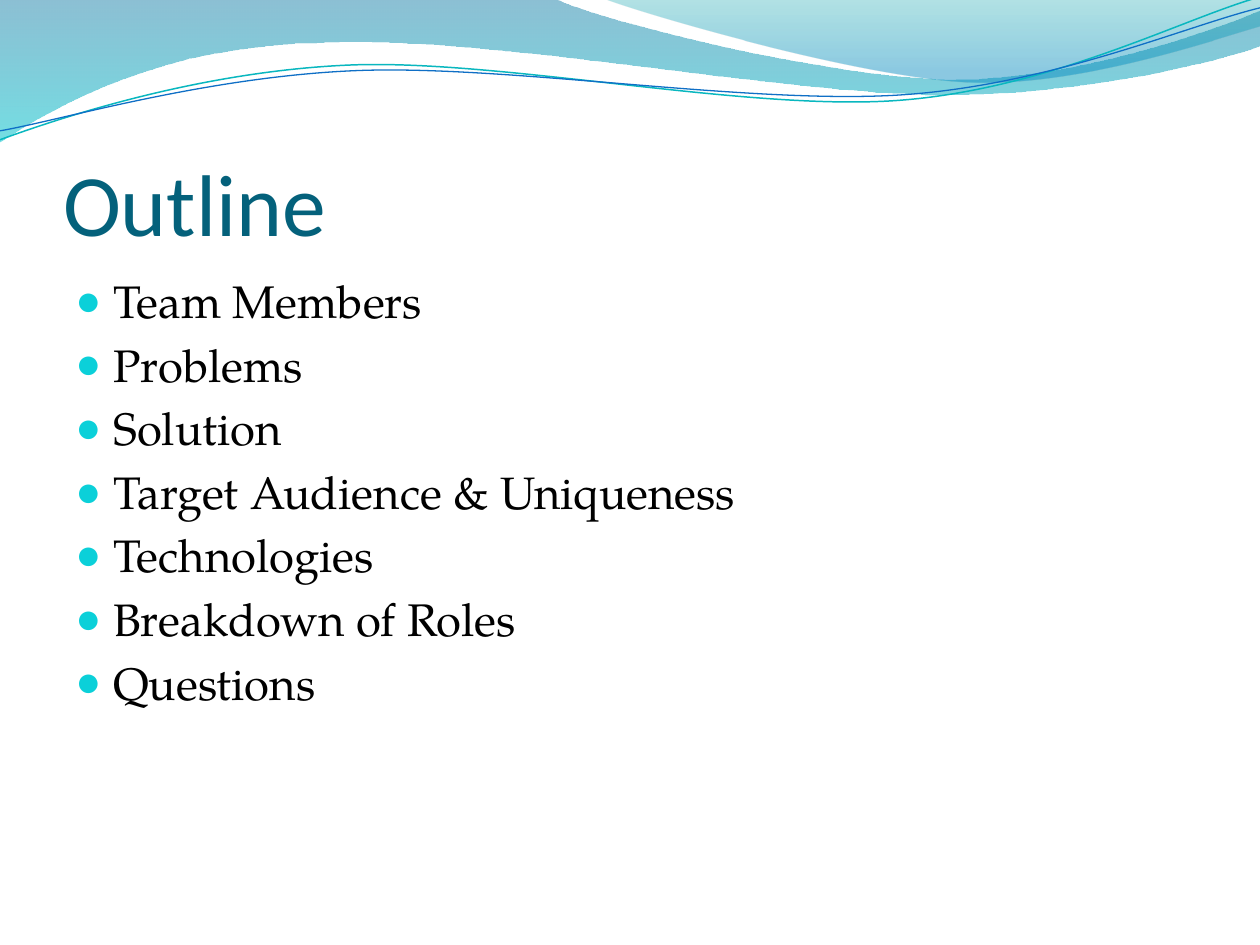
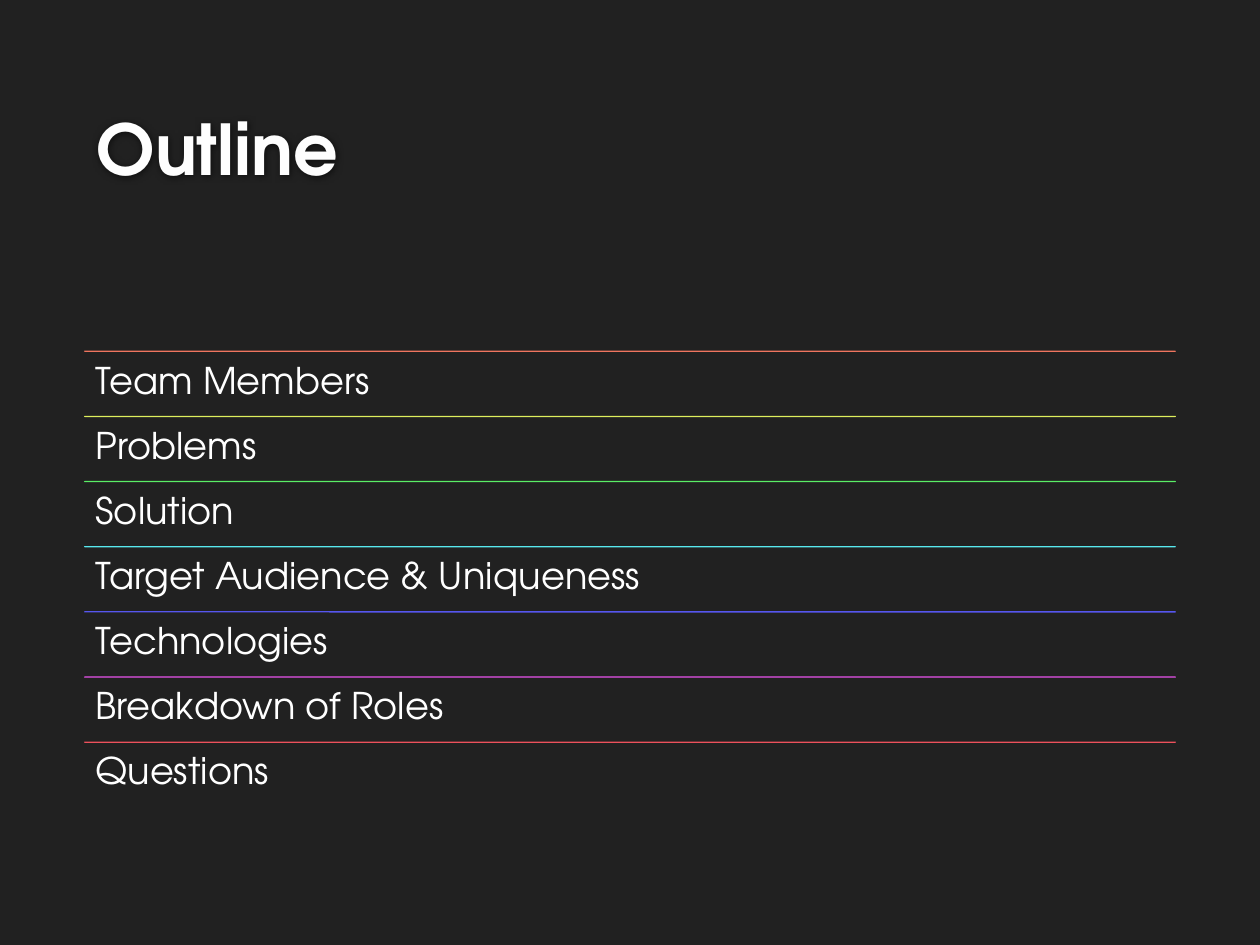
Before and after one commit to HarmanbirD/WaterQwiz, a slide deck: slide 2 of Wasted Water Quiz.pptx. Drawn at 1260x945 pixels with LibreOffice and Linux fonts; fonts in the diff are those of the drawing; background and template pictures are left out. Boxes give left, top, right and bottom in pixels: in the first picture for what was removed or moved away, otherwise in the second. Text is boxed around its words. In the diff, an @@ line names an element or a change of style, - is before the commit and + after.

```diff
--- a/Wasted Water Quiz.pptx
+++ b/Wasted Water Quiz.pptx
@@ background picture (left out) to #212121 @@
@@ freeform shape removed at box(0, 0, 1260, 142) @@
@@ freeform shape removed at box(0, 0, 1260, 147) @@
@@ freeform shape removed at box(0, 8, 1260, 141) @@
@@ freeform shape removed at box(604, 0, 1260, 87) @@
@@ title "Outline": place and size @@
-title "Outline" at box(63, 175, 326, 237)
+title "Outline" at box(96, 121, 338, 176)
@@ title "Outline" at box(96, 121, 338, 176): size 50 to 40 pt, font Calibri to TeX Gyre Adventor, text colour #04617B to #FEFEFE, bold on @@
@@ text removed at box(113, 285, 735, 708) @@
-● Team Members
-● Problems
-● Solution
-● Target Audience & Uniqueness
-● Technologies
-● Breakdown of Roles
-● Questions
@@ group added at box(84, 352, 1176, 785): 7 lines, 7 texts @@
+Team Members
+Problems
+Solution
+Target Audience & Uniqueness
+Technologies
+Breakdown of Roles
+Questions
```
Also in this commit, not shown: 8 other slides changed.
